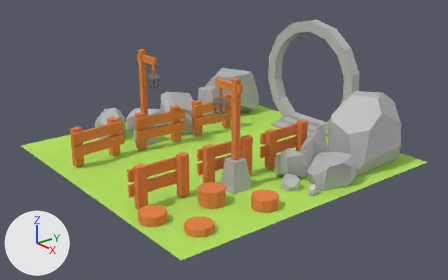
The Blender file portal.blend, before and after one commit.
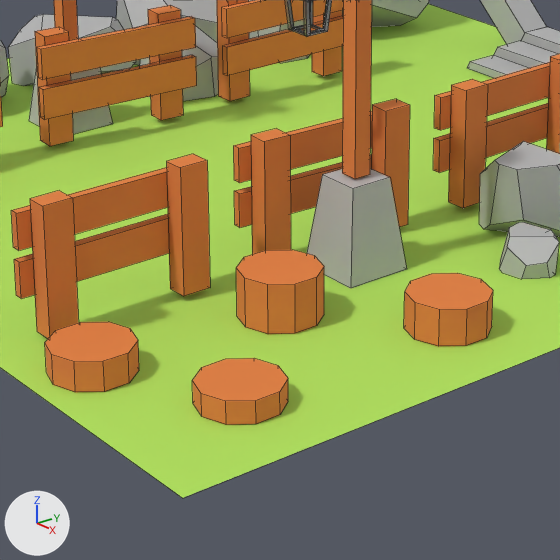
Each version is shown whole from a camera (50 mm lens) standing at (6.31, -4.92, 3.12) and looking at (0.22, -0.05, 0.27), then close up on the part from 28% to 67% of the width and 37% to 100% of the height. The axes (+X, +Y, +Z) are drawn at lower left. The lights are the same throughout. The close-ups show mesh edges as thin lines.

The first close-up shows 'FenceL2', 'FenceL3', 'FenceR1', 'FenceR2', 'FenceR3', 'Floor', 'LampRBase', 'RockR4-4', 'Trunk1', 'Trunk2', 'Trunk3', 'Trunk4'.
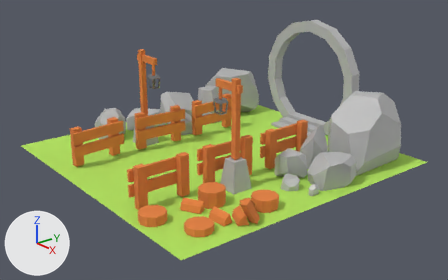
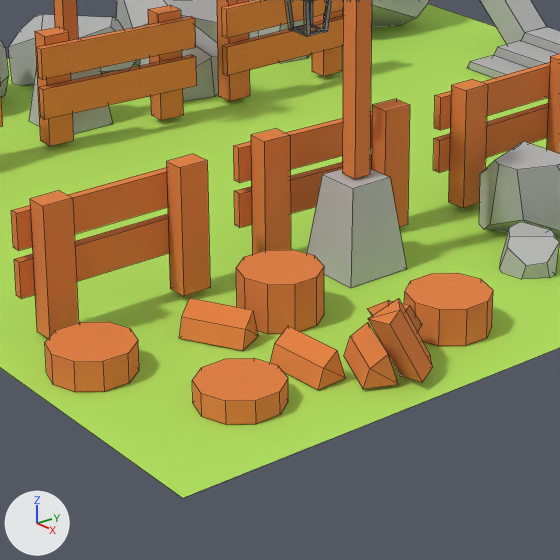
Changed parts and their boxes (x1, y1, x2, y2) in the close-ups (560 x 560 px):
'Log2', shown (orange)
    after: (180, 298, 258, 351)
'Log1', shown (orange)
    after: (270, 326, 346, 390)
'Log5', shown
    after: (368, 298, 433, 382)
'Log3', shown (orange)
    after: (344, 323, 399, 389)
'Log4', shown
    after: (367, 300, 422, 332)

Diff of the bpy script that builds the scene:
```diff
--- a/portal.blend.py
+++ b/portal.blend.py
@@ me_cylinder_006 @@
 # used by ob_log4; location = (1.74, -0.96, 0.083); rotation_euler = (-0.288, 0.797, -1.556), in degrees (-17, 46, -89)
-me_cylinder_006.from_pydata(...)  # 8 vertices, 8 faces; spans x -0.118..0.0, y -0.101..0.038, z -0.124..0.124
+me_cylinder_006.from_pydata(...)  # 8 vertices, 7 faces; spans x -0.139..-0.008, y -0.117..0.04, z -0.132..0.134
+# me_cylinder_006 part 1: the whole mesh is rebuilt
 me_cylinder_006.materials.append(mat_wood)
@@ me_cylinder_007 @@
 # used by ob_log5; location = (1.795, -1.031, 0.12); rotation_euler = (3.075, 0.468, -2.231), in degrees (176, 27, -128)
-me_cylinder_007.from_pydata(...)  # 8 vertices, 8 faces; spans x -0.094..0.0, y -0.08..0.031, z -0.099..0.099
+me_cylinder_007.from_pydata(...)  # 8 vertices, 7 faces; spans x -0.118..0.0, y -0.101..0.038, z -0.124..0.124
+# me_cylinder_007 part 2: the whole mesh is rebuilt
 me_cylinder_007.materials.append(mat_wood)
@@ ob_log1 @@
 ob_log1.rotation_euler = (1.571, 0.935, 1.63)  # degrees (90, 54, 93)
-ob_log1.hide_set(True)  # its collection is switched off
@@ ob_log2 @@
 ob_log2.rotation_euler = (1.571, 0.935, 2.06)  # degrees (90, 54, 118)
-ob_log2.hide_set(True)  # its collection is switched off
@@ ob_log3 @@
 ob_log3.rotation_euler = (1.571, 0.935, 1.146)  # degrees (90, 54, 66)
-ob_log3.hide_set(True)  # its collection is switched off
@@ ob_log4 @@
 ob_log4.rotation_euler = (-0.288, 0.797, -1.556)  # degrees (-17, 46, -89)
-ob_log4.hide_set(True)  # its collection is switched off
@@ ob_log5 @@
 ob_log5.rotation_euler = (3.075, 0.468, -2.231)  # degrees (176, 27, -128)
-ob_log5.hide_set(True)  # its collection is switched off
```
